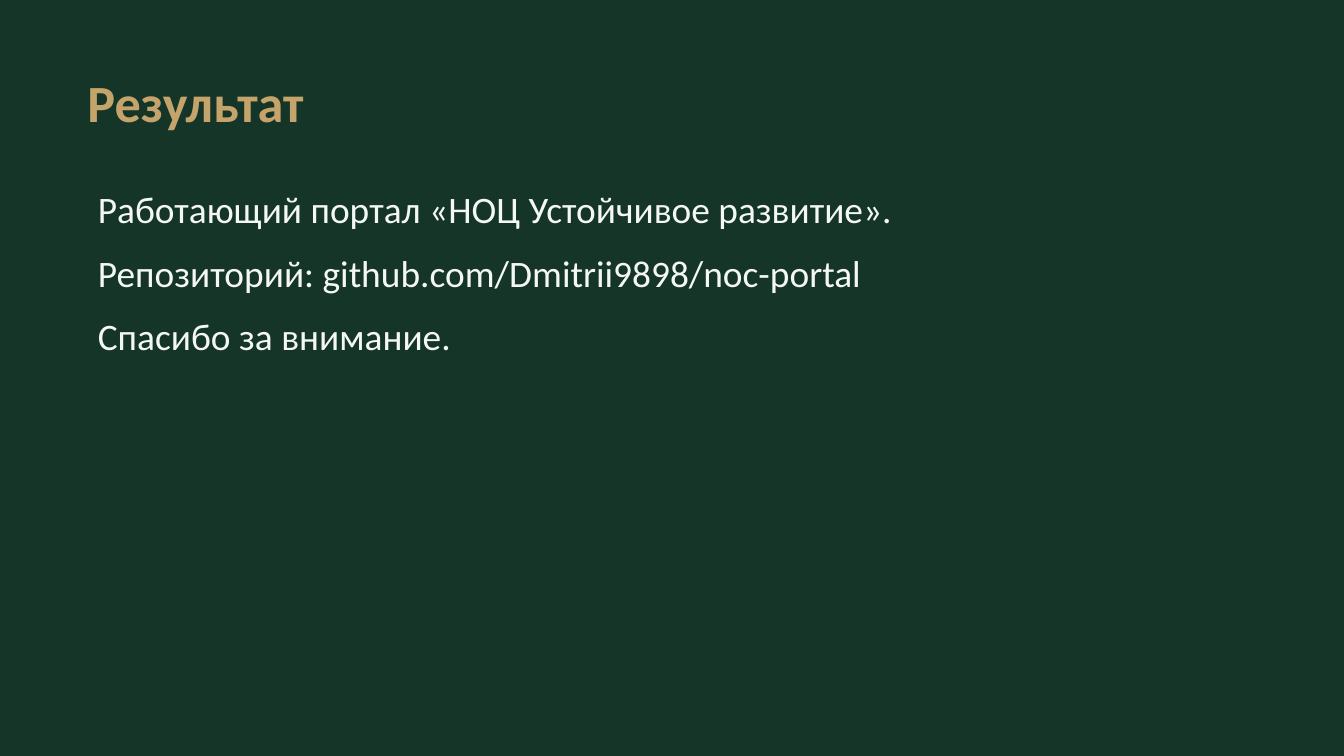
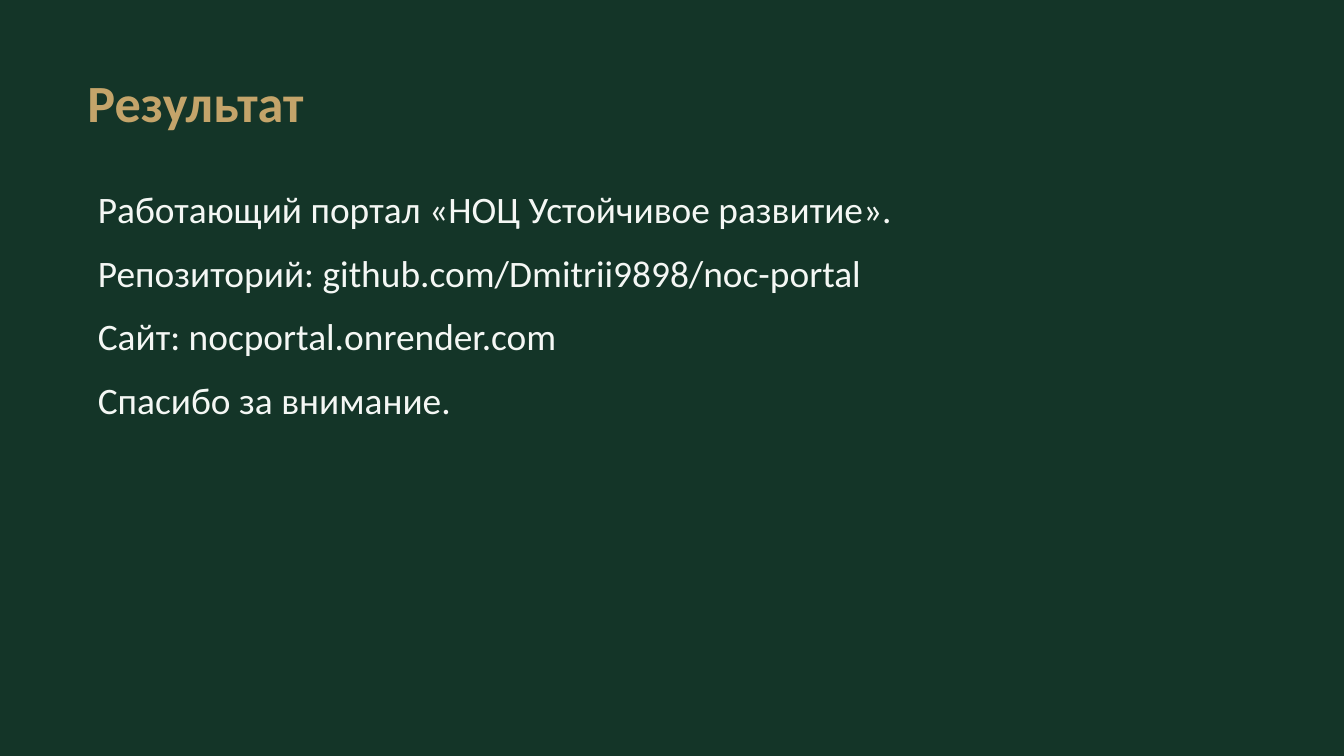
Before and after one commit to Dmitrii9898/noc-portal, a slide deck: slide 10 of docs/Презентация ВКР Курбатов Д.Е.pptx. Drawn at 1344x756 pixels with LibreOffice and Linux fonts; fonts in the diff are those of the drawing. Boxes give left, top, right and bottom in pixels: in the first picture for what was removed or moved away, otherwise in the second. Text is boxed around its words. In the diff, an @@ line names an element or a change of style, - is before the commit and + after.

```diff
--- a/docs/Презентация ВКР Курбатов Д.Е.pptx
+++ b/docs/Презентация ВКР Курбатов Д.Е.pptx
@@ text at (98, 324, 557, 356): paragraph added @@
+Сайт: nocportal.onrender.com
```
Also in this commit, not shown: 2 other files.
